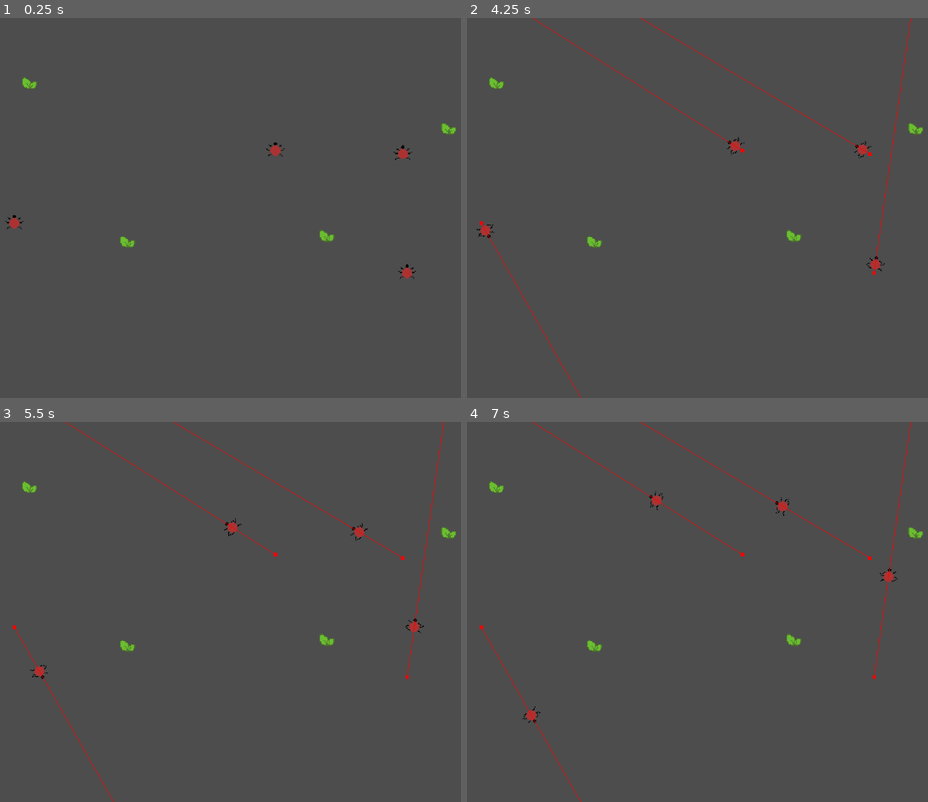
Above: before the commit, frames 1-4 (two rows, left to right).
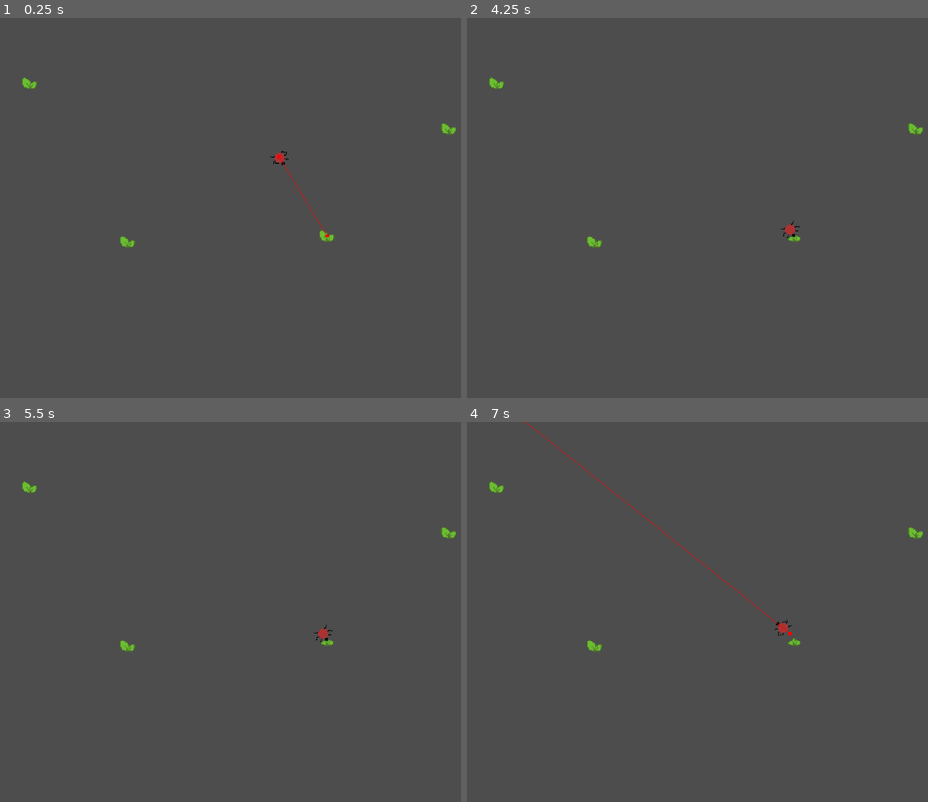
Above: after the commit, the same moments.

Repository: asecas97/Proyecto-bug
Game: Godot game, scene res://Nodes/game.tscn
Two runs of this game, one before a commit and one after it. Both use one fixed random seed, a clock stepped at 60 frames per second and the inputs below.
Inputs (mouse positions are in pixels of both pictures, inside the frame that each line leads up to):
- Up to frame 1 (0.25 s): no input
- Up to frame 2 (4.25 s): move the mouse to (909, 189) at 0.52 s; tap Enter at 1.25 s; move the mouse to (628, 227) at 1.27 s; move the mouse to (831, 124) at 2.02 s; move the mouse to (729, 284) at 2.77 s; tap Space at 3.5 s; move the mouse to (outside the picture) at 3.52 s
- Up to frame 3 (5.5 s): move the mouse to (92, 555) at 4.27 s; move the mouse to (327, 612) at 5.02 s
- Up to frame 4 (7 s): move the mouse to (660, 517) at 5.77 s; move the mouse to (909, 593) at 6.52 s

The runs differ from the first frame. In frame 1, 0.4% of the frame differs, in the area x 1-91%, y 32-69%; in frame 2, 0.9%; in frame 3, 0.9%; in frame 4, 1.1%, in the area x 2-97%, y 0-100%.

Commit message:
Alimentacion Escarabajo
Se ha mejorado a falta de varios puntos la alimentación del escarabajo

Diff:
--- a/Nodes/bug.tscn
+++ b/Nodes/bug.tscn
@@ -48,6 +48,7 @@
 script = ExtResource("2_pdet3")
 
 [node name="AnimatedSprite2D" type="AnimatedSprite2D" parent="."]
+z_index = 5
 sprite_frames = SubResource("SpriteFrames_khai6")
 animation = &"move"
 
--- a/Nodes/game.tscn
+++ b/Nodes/game.tscn
@@ -81,21 +81,9 @@
 
 [node name="Bugs" type="Node" parent="."]
 
-[node name="Bug" parent="Bugs" instance=ExtResource("1_bfc22")]
-z_index = -1
-position = Vector2(-332, 18)
-
-[node name="Bug2" parent="Bugs" instance=ExtResource("1_bfc22")]
-z_index = -1
-position = Vector2(128, -64)
-
 [node name="Bug3" parent="Bugs" instance=ExtResource("1_bfc22")]
 z_index = -1
 position = Vector2(-23, -68)
-
-[node name="Bug4" parent="Bugs" instance=ExtResource("1_bfc22")]
-z_index = -1
-position = Vector2(133, 77)
 
 [node name="NavigationRegion2D" type="NavigationRegion2D" parent="."]
 navigation_polygon = SubResource("NavigationPolygon_wi60h")
--- a/scripts/bug.gd
+++ b/scripts/bug.gd
@@ -1,7 +1,10 @@
 extends Node2D
+class_name Bug
 
 var speed = 40
 var move_delta: float = 0.0
+var eating_delta: float = 0.0
+var eating: bool = false
 
 @onready var nav_agent: NavigationAgent2D = $NavigationAgent2D
 @onready var animated_sprite: AnimatedSprite2D = $AnimatedSprite2D
@@ -14,6 +17,7 @@
 func _ready() -> void:
 	health.value = 100
 	energy.value = 100
+	hunger.value = 75
 	hunger.voracity = 2
 	hunger.diet_type = "carnivorous"
 	animated_sprite.animation = "move"
@@ -21,30 +25,27 @@
 
 func _process(delta: float) -> void:
 	move_delta += delta
-	# Testing movement
-	#if(nav_agent.is_navigation_finished()):
-		#game_manager_delta = game_manager.delta_total
-		#random_move(delta)
-	#else:
-		#move(delta)
+	eating_delta += delta
 	# Procesos automaticos obligatorios
-	if(hunger.value >= 50):
+	if(ray_cast.is_colliding()):
+		if(ray_cast.get_collider() is FoodComponent && (hunger.value >= 25 or eating)):
+			stop()
+			if(int(eating_delta) % 1 == 0 && int(eating_delta) != 0):
+				comer(ray_cast.get_collider())
+			return
+	if(hunger.value >= 50 and !eating):
 		var food = game_manager.getNearestFood(position.x, position.y)
 		nav_agent.target_position = food.get_position()
+		move_delta = 0.0
 		move(delta)
-		pass
-	if(ray_cast.is_colliding()):
-		if(ray_cast.get_collider() is FoodComponent && hunger.value >= 25):
-			comer(ray_cast.get_collider())
+	elif(int(move_delta) % 4 == 0 && int(move_delta) != 0 && nav_agent.is_navigation_finished()):
+		move_delta = 0.0
+		random_move(delta)
 	else:
-		if(int(move_delta) % 4 == 0 && int(move_delta) != 0 && nav_agent.is_navigation_finished()):
-			move_delta = 0.0
-			random_move(delta)
+		if(nav_agent.is_navigation_finished()):
+			stop()
 		else:
-			if(nav_agent.is_navigation_finished()):
-				if(animated_sprite.animation != "idle"):
-					animated_sprite.play("idle")
-			else:
+			if(!eating):
 				move_delta = 0.0
 				move(delta)
 
@@ -64,3 +65,13 @@
 func comer(comida: FoodComponent):
 	var food = game_manager.comer(comida, hunger.voracity)
 	hunger.value -= food
+	if(hunger.value == 0 or food == 0):
+		eating = false
+	else:
+		eating = true
+		nav_agent.target_position = self.position
+
+func stop():
+	nav_agent.target_position = self.position
+	if(animated_sprite.animation != "idle"):
+		animated_sprite.play("idle")
--- a/scripts/food.gd
+++ b/scripts/food.gd
@@ -2,7 +2,21 @@
 class_name FoodComponent
 
 @onready var health_component: HealthComponent = $HealthComponent
+@onready var animated_sprite: AnimatedSprite2D = $AnimatedSprite2D
 
 # Called when the node enters the scene tree for the first time.
 func _ready() -> void:
 	health_component.value = 100
+
+func setSprite() -> void:
+	print(health_component.value)
+	if(health_component.value < 100 and health_component.value>=75):
+		animated_sprite.set_frame_and_progress(1, animated_sprite.get_process_delta_time())
+	elif(health_component.value < 75 and health_component.value>=50):
+		animated_sprite.set_frame_and_progress(2, animated_sprite.get_process_delta_time())
+	elif(health_component.value < 50 and health_component.value>=5):
+		animated_sprite.set_frame_and_progress(3, animated_sprite.get_process_delta_time())
+	elif(health_component.value < 25 and health_component.value>0):
+		animated_sprite.set_frame_and_progress(4, animated_sprite.get_process_delta_time())
+	else:
+		queue_free()
--- a/scripts/game_manager.gd
+++ b/scripts/game_manager.gd
@@ -12,11 +12,14 @@
 	delta_total += 1
 
 func comer(comida: FoodComponent, voracity: int) -> int:
-	if(comida.health_component.value > voracity):
-		return comida.health_component.value
+	print("comer")
+	if(comida.health_component.value < voracity):
+		voracity = comida.health_component.value
+		comida.health_component.value = 0
 	else:
 		comida.health_component.value -= voracity
-		return voracity
+	comida.setSprite()
+	return voracity
 
 func getNearestFood(x_position:int,y_position:int)-> FoodComponent:
 	var foods_node: Node = $"../Foods"
--- a/scripts/hunger.gd
+++ b/scripts/hunger.gd
@@ -13,5 +13,7 @@
 
 # Called every frame. 'delta' is the elapsed time since the previous frame.
 func _process(delta: float) -> void:
+	hunger_delta += delta
 	if(int(hunger_delta)%2 == 0 && int(hunger_delta) != 0):
+		hunger_delta = 0
 		value += 1
